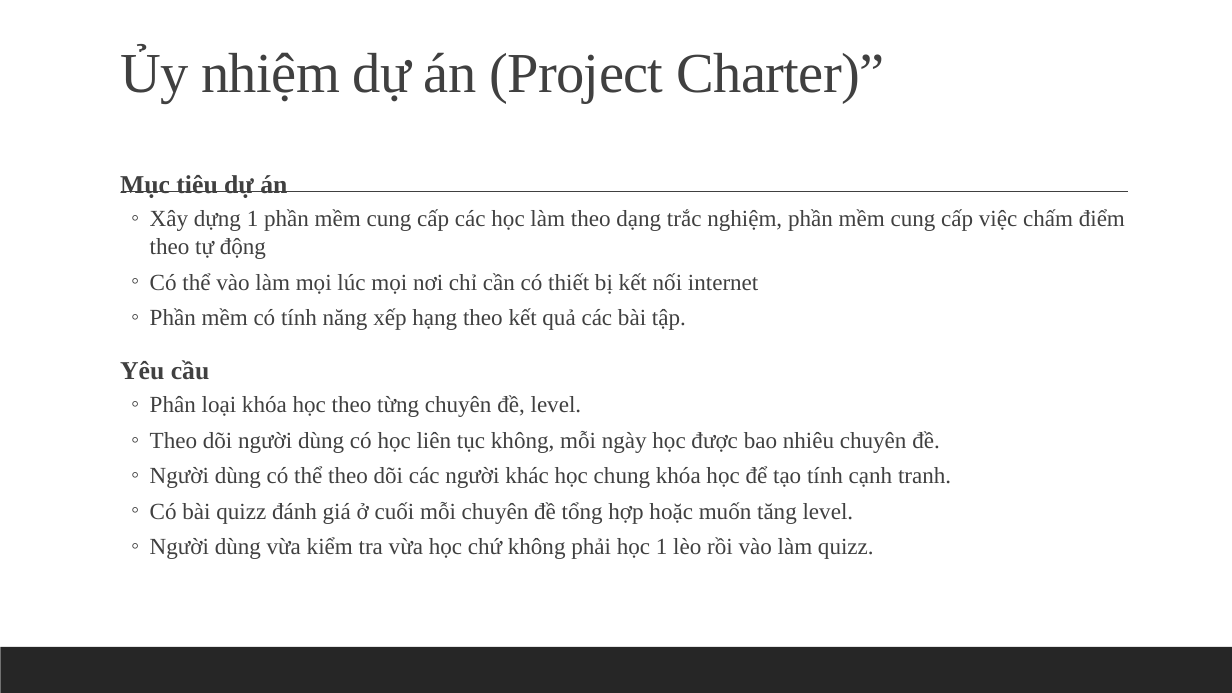
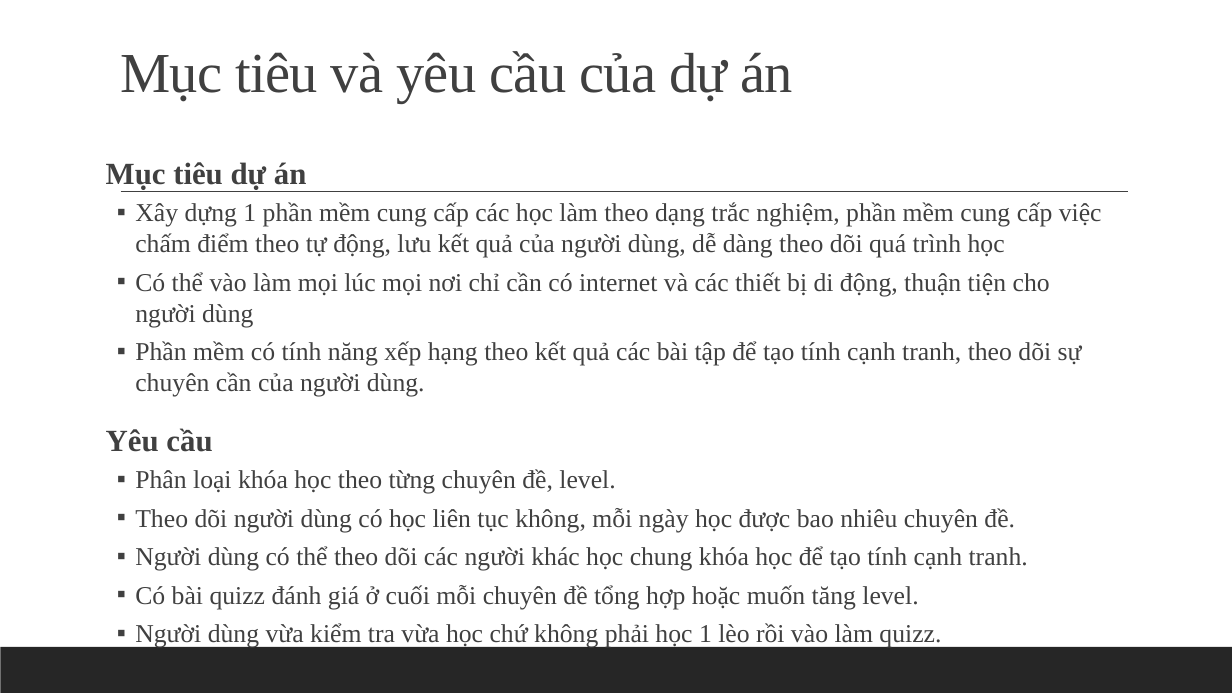
Before and after one commit to huynhquangminh/18HCB_QuanLyQuyTrinhPhanMem, a slide deck: slide 35 of Documents/TongHop/BaoCaoTrcDuAn/Nhom_3_Tuan_2.pptx (slide 42 before the commit). Drawn at 1232x693 pixels with LibreOffice and Linux fonts; fonts in the diff are those of the drawing. Boxes give left, top, right and bottom in pixels: in the first picture for what was removed or moved away, otherwise in the second. Text is boxed around its words. In the diff, an @@ line names an element or a change of style, - is before the commit and + after.

```diff
--- a/Documents/TongHop/BaoCaoTrcDuAn/Nhom_3_Tuan_2.pptx
+++ b/Documents/TongHop/BaoCaoTrcDuAn/Nhom_3_Tuan_2.pptx
@@ title at [120,51,793,103]: text changed @@
-Ủy nhiệm dự án (Project Charter)”
+Mục tiêu và yêu cầu của dự án
@@ text "Mục tiêu dự án": place and size @@
-text "Mục tiêu dự án" at [120,175,1125,559]
+text "Mục tiêu dự án" at [106,162,1102,648]
@@ text at [106,162,1028,648]: size 20 to 24 pt in "Mục tiêu dự án", "Yêu cầu"; size 18 to 20 pt in "Phân loại khóa học theo từng chuyên ...", "Theo dõi người dùng có học liên ...", "Người dùng có thể theo dõi các ...", "Có bài quizz đánh giá ở cuối ..." and 1 more places; bullet ◦ to ▪ @@
@@ text at [135,202,1102,397]: text changed; size 18 to 20 pt @@
-  ◦ Xây dựng 1 phần mềm cung cấp các học làm theo dạng trắc nghiệm, phần mềm cung cấp việc chấm điểm theo tự động
-  ◦ Có thể vào làm mọi lúc mọi nơi chỉ cần có thiết bị kết nối internet
-  ◦ Phần mềm có tính năng xếp hạng theo kết quả các bài tập.
+  ▪ Xây dựng 1 phần mềm cung cấp các học làm theo dạng trắc nghiệm, phần mềm cung cấp việc chấm điểm theo tự động, lưu kết quả của người dùng, dễ dàng theo dõi quá trình học
+  ▪ Có thể vào làm mọi lúc mọi nơi chỉ cần có internet và các thiết bị di động, thuận tiện cho người dùng
+  ▪ Phần mềm có tính năng xếp hạng theo kết quả các bài tập để tạo tính cạnh tranh, theo dõi sự chuyên cần của người dùng.
```
Also in this commit, not shown: 15 other slides changed, 1 slide added, 7 slides removed, 6 other files.
